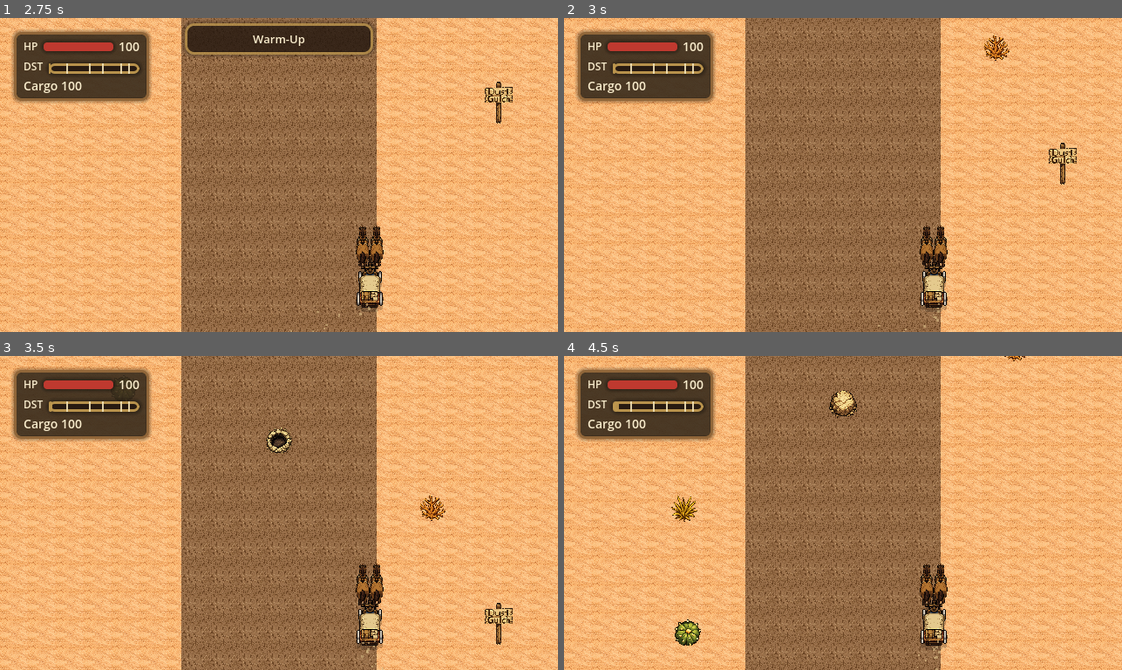
Above: before the commit, frames 1-4 (two rows, left to right).
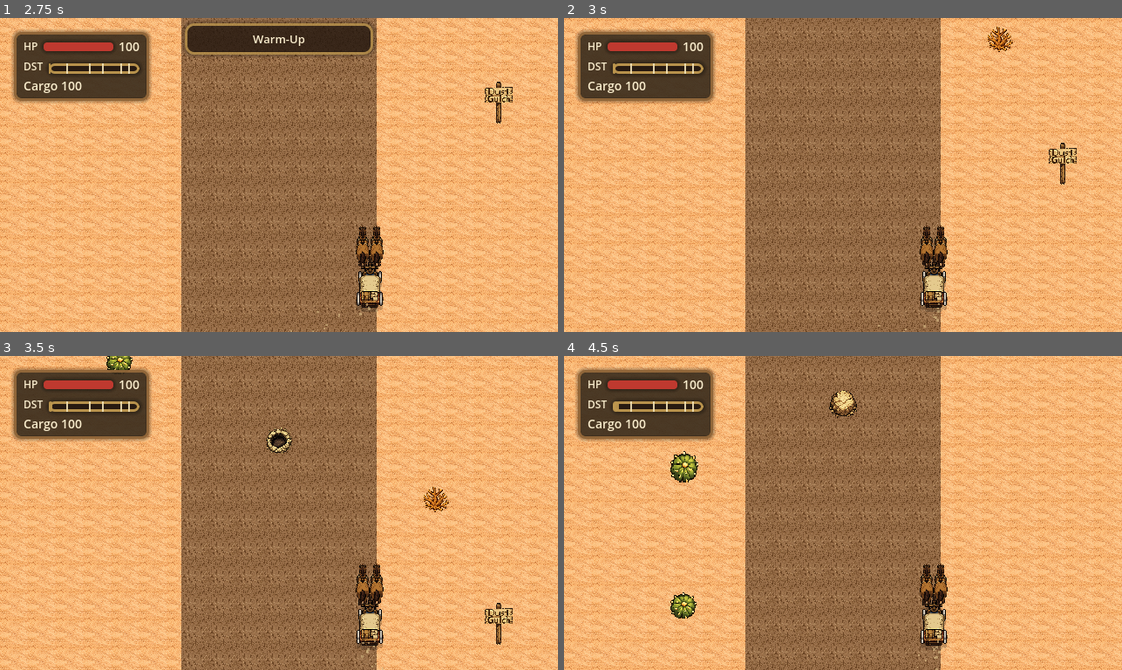
Above: after the commit, the same moments.

Repository: bbenefield89/The-Last-Delivery-to-Dust-Gulch
Game: Godot game, scene res://Scenes/AppRoot/AppRoot.tscn
The game is run twice, just before and just after one commit, with the same random seed, the same clock (stepped at 60 frames per second) and the same inputs.
Inputs (mouse positions are in pixels of both pictures, inside the frame that each line leads up to):
- Up to frame 1 (2.75 s): click "Play" at 0.5 s; click "Play" at 1.25 s; tap Enter (ui_accept) at 2, 2.27 s; move the mouse to (401, 159) at 2.02 s; hold D (steer_right) from 2.03 s (still down); tap T (return_to_title) at 2.1 s; click (401, 159) at 2.17 s
- Up to frame 2 (3 s): release D (steer_right) at 2.75 s; drag from (731, 190) to (1060, 102) at 2.77 s
- Up to frame 3 (3.5 s): no input
- Up to frame 4 (4.5 s): move the mouse to (898, 443) at 3.52 s; hold D (steer_right) 3.53-4.25 s; tap Alt at 3.6 s; drag from (815, 575) to (932, 607) at 4.27 s

Frame 1 is identical in both runs. In frame 2, 0.3% of the frame differs, in the area x 75-81%, y 2-14%; in frame 3, 0.5%; in frame 4, 1.2%, in the area x 19-83%, y 0-93%.

Commit message:
feat(roadside): add controlled scenery variety

Diff:
--- a/Systems/RoadsideScenery/roadside_scenery.gd
+++ b/Systems/RoadsideScenery/roadside_scenery.gd
@@ -6,6 +6,9 @@
 # Constants
 const SCENERY_TYPE_SCRUB := &"scrub"
 const SCENERY_TYPE_SIGN := &"sign"
+const SCRUB_VARIANT_COMPACT := &"compact"
+const SCRUB_VARIANT_FULL := &"full"
+const SCRUB_VARIANT_TALL := &"tall"
 const CLEANUP_COLLISION_LAYER := 1
 const DEFAULT_SPAWN_Y := -360.0
 const DEFAULT_SPACING_MIN := 132.0
@@ -16,6 +19,9 @@
 const SIGN_X_JITTER := 10.0
 const SPAWN_Y_JITTER := 16.0
 const MAX_SAME_SIDE_STREAK := 2
+const MAX_SAME_SCRUB_TEXTURE_STREAK := 2
+const MAX_SAME_SCRUB_VARIANT_STREAK := 2
+const MIN_SCRUB_SPAWNS_BETWEEN_SIGNS := 3
 const SIGN_DISTANCE_INTERVAL := 720.0
 const DEFAULT_COLLISION_SIZE := Vector2(40.0, 40.0)
 
@@ -24,8 +30,16 @@
 
 var _distance_until_next_spawn := 0.0
 var _distance_since_last_sign: float = SIGN_DISTANCE_INTERVAL
+var _distance_traveled_total := 0.0
+var _spawn_sequence_id := 0
+var _scrub_spawns_since_last_sign := MIN_SCRUB_SPAWNS_BETWEEN_SIGNS
 var _last_roadside_side := 0
 var _same_roadside_side_streak := 0
+var _last_sign_side := 0
+var _last_scrub_texture_index := -1
+var _same_scrub_texture_streak := 0
+var _last_scrub_variant := StringName()
+var _same_scrub_variant_streak := 0
 var _cleanup_areas: Array[Area2D] = []
 var _rng: RandomNumberGenerator = RandomNumberGenerator.new()
 var _shrub_textures: Array[Texture2D] = []
@@ -52,7 +66,6 @@
 
 # Public Methods
 
-
 ## Binds cleanup boundaries so spawned scenery leaves through the same boundary flow as hazards.
 func bind_cleanup_areas(cleanup_areas: Array[Area2D]) -> void:
 	for cleanup_area in _cleanup_areas:
@@ -93,8 +106,16 @@
 
 	_distance_until_next_spawn = 0.0
 	_distance_since_last_sign = SIGN_DISTANCE_INTERVAL
+	_distance_traveled_total = 0.0
+	_spawn_sequence_id = 0
+	_scrub_spawns_since_last_sign = MIN_SCRUB_SPAWNS_BETWEEN_SIGNS
 	_last_roadside_side = 0
 	_same_roadside_side_streak = 0
+	_last_sign_side = 0
+	_last_scrub_texture_index = -1
+	_same_scrub_texture_streak = 0
+	_last_scrub_variant = StringName()
+	_same_scrub_variant_streak = 0
 
 
 ## Moves every spawned roadside item downward with the same scroll distance as the world.
@@ -119,6 +140,7 @@
 		unprocessed_travel_distance -= travel_step
 		_distance_until_next_spawn -= travel_step
 		_distance_since_last_sign += travel_step
+		_distance_traveled_total += travel_step
 
 		if _distance_until_next_spawn > 0.0:
 			continue
@@ -135,25 +157,62 @@
 ## Creates one roadside scenery area with controlled side selection and small authored jitter.
 func _spawn_next_scenery_area() -> void:
 	var scenery_type := _select_next_scenery_type()
-	var roadside_side := _select_roadside_side()
-	var spawned_scenery_area: Area2D = _build_spawned_scenery_area(scenery_type, roadside_side)
+	var roadside_side := _select_spawn_side(scenery_type)
+	var scrub_texture_index := -1
+	var scrub_variant := StringName()
+	if scenery_type == SCENERY_TYPE_SCRUB:
+		scrub_texture_index = _select_scrub_texture_index()
+		scrub_variant = _select_scrub_variant()
+
+	var spawned_scenery_area: Area2D = _build_spawned_scenery_area(
+		scenery_type,
+		roadside_side,
+		scrub_texture_index,
+		scrub_variant
+	)
 	spawned_scenery_area.position = _get_spawn_position(scenery_type, roadside_side)
 	spawned_scenery_area.set_meta("spawn_y", spawned_scenery_area.position.y)
+	spawned_scenery_area.set_meta("spawn_sequence_id", _spawn_sequence_id)
+	spawned_scenery_area.set_meta("travel_distance_spawned", _distance_traveled_total)
 	add_child(spawned_scenery_area)
+	_spawn_sequence_id += 1
+
 	if scenery_type == SCENERY_TYPE_SIGN:
 		_distance_since_last_sign = 0.0
-
-
-## Returns the next scenery type while keeping the sign on a simple deterministic distance interval.
+		_scrub_spawns_since_last_sign = 0
+		_last_sign_side = roadside_side
+	else:
+		_scrub_spawns_since_last_sign += 1
+
+
+## Returns the next scenery type while keeping the sign on explicit cadence and scrub-cooldown rules.
 func _select_next_scenery_type() -> StringName:
-	if _sign_texture != null and _distance_since_last_sign >= SIGN_DISTANCE_INTERVAL:
+	if _can_spawn_sign():
 		return SCENERY_TYPE_SIGN
 
 	return SCENERY_TYPE_SCRUB
 
 
+## Returns whether the next spawn slot is allowed to place the Dust Gulch sign.
+func _can_spawn_sign() -> bool:
+	if _sign_texture == null:
+		return false
+	if _distance_since_last_sign < SIGN_DISTANCE_INTERVAL:
+		return false
+
+	return _scrub_spawns_since_last_sign >= MIN_SCRUB_SPAWNS_BETWEEN_SIGNS
+
+
 ## Chooses the next left-or-right roadside side while preventing long same-side streaks.
-func _select_roadside_side() -> int:
+func _select_spawn_side(scenery_type: StringName) -> int:
+	if scenery_type == SCENERY_TYPE_SIGN:
+		return _select_sign_side()
+
+	return _select_scrub_side()
+
+
+## Chooses the next scrub side while preventing long same-side streaks.
+func _select_scrub_side() -> int:
 	var roadside_side := -1 if _rng.randi_range(0, 1) == 0 else 1
 	if (
 		_last_roadside_side != 0
@@ -171,8 +230,83 @@
 	return roadside_side
 
 
+## Chooses a sign side that alternates when possible so signs stay readable and intentional.
+func _select_sign_side() -> int:
+	if _last_sign_side != 0:
+		return -_last_sign_side
+
+	return _select_scrub_side()
+
+
+## Chooses one scrub texture index while preventing long repeated texture streaks.
+func _select_scrub_texture_index() -> int:
+	if _shrub_textures.is_empty():
+		return -1
+
+	var selected_index := _rng.randi_range(0, _shrub_textures.size() - 1)
+	if (
+		_shrub_textures.size() > 1
+		and selected_index == _last_scrub_texture_index
+		and _same_scrub_texture_streak >= MAX_SAME_SCRUB_TEXTURE_STREAK
+	):
+		selected_index = (selected_index + 1 + _rng.randi_range(0, _shrub_textures.size() - 2)) % _shrub_textures.size()
+
+	if selected_index == _last_scrub_texture_index:
+		_same_scrub_texture_streak += 1
+	else:
+		_same_scrub_texture_streak = 1
+
+	_last_scrub_texture_index = selected_index
+	return selected_index
+
+
+## Chooses one scrub size variant with weighted variety while limiting repeated silhouettes.
+func _select_scrub_variant() -> StringName:
+	var scrub_variant := _roll_weighted_scrub_variant()
+	if (
+		scrub_variant == _last_scrub_variant
+		and _same_scrub_variant_streak >= MAX_SAME_SCRUB_VARIANT_STREAK
+	):
+		scrub_variant = _choose_alternate_scrub_variant(scrub_variant)
+
+	if scrub_variant == _last_scrub_variant:
+		_same_scrub_variant_streak += 1
+	else:
+		_same_scrub_variant_streak = 1
+
+	_last_scrub_variant = scrub_variant
+	return scrub_variant
+
+
+## Returns one weighted scrub variant to keep the stream varied without feeling noisy.
+func _roll_weighted_scrub_variant() -> StringName:
+	var scrub_variant_roll := _rng.randf()
+	if scrub_variant_roll < 0.45:
+		return SCRUB_VARIANT_FULL
+	if scrub_variant_roll < 0.8:
+		return SCRUB_VARIANT_COMPACT
+
+	return SCRUB_VARIANT_TALL
+
+
+## Returns a different scrub variant when the weighted pick would over-repeat one silhouette.
+func _choose_alternate_scrub_variant(current_variant: StringName) -> StringName:
+	var alternate_variants: Array[StringName] = [
+		SCRUB_VARIANT_FULL,
+		SCRUB_VARIANT_COMPACT,
+		SCRUB_VARIANT_TALL,
+	]
+	alternate_variants.erase(current_variant)
+	return alternate_variants[_rng.randi_range(0, alternate_variants.size() - 1)]
+
+
 ## Builds one cleanup-aware roadside scenery area with the correct roadside sprite attached.
-func _build_spawned_scenery_area(scenery_type: StringName, roadside_side: int) -> Area2D:
+func _build_spawned_scenery_area(
+	scenery_type: StringName,
+	roadside_side: int,
+	scrub_texture_index: int,
+	scrub_variant: StringName
+) -> Area2D:
 	var spawned_scenery_area := Area2D.new()
 	spawned_scenery_area.monitoring = false
 	spawned_scenery_area.monitorable = true
@@ -180,33 +314,62 @@
 	spawned_scenery_area.collision_mask = 0
 	spawned_scenery_area.set_meta("scenery_type", scenery_type)
 	spawned_scenery_area.set_meta("roadside_side", roadside_side)
+	spawned_scenery_area.set_meta("texture_index", scrub_texture_index)
+	spawned_scenery_area.set_meta("scrub_variant", scrub_variant)
 
 	var sprite := Sprite2D.new()
-	sprite.texture = _get_scenery_texture(scenery_type)
-	if scenery_type == SCENERY_TYPE_SCRUB and roadside_side > 0:
-		sprite.scale.x = -1.0
+	var scenery_texture := _get_scenery_texture(scenery_type, scrub_texture_index)
+	sprite.texture = scenery_texture
+	sprite.scale = _get_sprite_scale(scenery_type, roadside_side, scrub_variant)
 	spawned_scenery_area.add_child(sprite)
 
 	var collision_shape := CollisionShape2D.new()
-	collision_shape.shape = _build_collision_shape(sprite.texture)
+	collision_shape.shape = _build_collision_shape(scenery_texture, sprite.scale)
 	spawned_scenery_area.add_child(collision_shape)
 	return spawned_scenery_area
 
 
 ## Resolves the authored art resource used by one scenery type.
-func _get_scenery_texture(scenery_type: StringName) -> Texture2D:
+func _get_scenery_texture(scenery_type: StringName, scrub_texture_index: int) -> Texture2D:
 	if scenery_type == SCENERY_TYPE_SIGN:
 		return _sign_texture
-	if _shrub_textures.is_empty():
+	if scrub_texture_index < 0 or scrub_texture_index >= _shrub_textures.size():
 		return null
 
-	return _shrub_textures[_rng.randi_range(0, _shrub_textures.size() - 1)]
+	return _shrub_textures[scrub_texture_index]
+
+
+## Returns the display scale for one scenery sprite while keeping scrub variation readable.
+func _get_sprite_scale(scenery_type: StringName, roadside_side: int, scrub_variant: StringName) -> Vector2:
+	if scenery_type == SCENERY_TYPE_SIGN:
+		return Vector2.ONE
+
+	var scrub_scale := _get_scrub_variant_scale(scrub_variant)
+	if roadside_side > 0:
+		scrub_scale.x *= -1.0
+
+	return scrub_scale
+
+
+## Returns the display scale for one scrub silhouette variant.
+func _get_scrub_variant_scale(scrub_variant: StringName) -> Vector2:
+	match scrub_variant:
+		SCRUB_VARIANT_COMPACT:
+			return Vector2(0.88, 0.88)
+		SCRUB_VARIANT_TALL:
+			return Vector2(1.06, 1.18)
+		_:
+			return Vector2.ONE
 
 
 ## Builds a small rectangle collision shape for cleanup overlap tracking.
-func _build_collision_shape(texture: Texture2D) -> RectangleShape2D:
+func _build_collision_shape(texture: Texture2D, sprite_scale: Vector2) -> RectangleShape2D:
 	var rectangle_shape := RectangleShape2D.new()
-	rectangle_shape.size = DEFAULT_COLLISION_SIZE if texture == null else texture.get_size()
+	var texture_size := DEFAULT_COLLISION_SIZE if texture == null else texture.get_size()
+	rectangle_shape.size = Vector2(
+		texture_size.x * absf(sprite_scale.x),
+		texture_size.y * absf(sprite_scale.y)
+	)
 	return rectangle_shape
 
 
--- a/Tests/Unit/test_roadside_scenery.gd
+++ b/Tests/Unit/test_roadside_scenery.gd
@@ -56,8 +56,8 @@
 	return roadside_scenery
 
 
-## Captures the current spawned roadside stream as ordered y/type/roadside-side tuples for comparison.
-func _snapshot_scenery(roadside_scenery: RoadsideSceneryType) -> Array[Dictionary]:
+## Captures the current spawned roadside stream with the metadata needed by focused roadside tests.
+func _build_scenery_snapshot(roadside_scenery: RoadsideSceneryType) -> Array[Dictionary]:
 	var snapshot: Array[Dictionary] = []
 	for child in roadside_scenery.get_children():
 		var scenery := child as Area2D
@@ -65,11 +65,21 @@
 			continue
 
 		snapshot.append({
+			"distance_spawned": scenery.get_meta("travel_distance_spawned", 0.0),
+			"spawn_sequence_id": scenery.get_meta("spawn_sequence_id", -1),
 			"y": scenery.position.y,
 			"type": scenery.get_meta("scenery_type", &""),
 			"roadside_side": scenery.get_meta("roadside_side", 0),
+			"texture_index": scenery.get_meta("texture_index", -1),
+			"scrub_variant": scenery.get_meta("scrub_variant", &""),
 		})
 
+	return snapshot
+
+
+## Captures the current spawned roadside stream ordered by on-screen y for spacing comparisons.
+func _snapshot_scenery(roadside_scenery: RoadsideSceneryType) -> Array[Dictionary]:
+	var snapshot := _build_scenery_snapshot(roadside_scenery)
 	snapshot.sort_custom(
 		func(a: Dictionary, b: Dictionary) -> bool:
 			return float(a["y"]) < float(b["y"])
@@ -77,6 +87,16 @@
 	return snapshot
 
 
+## Captures the current spawned roadside stream in original spawn order for variety and cadence assertions.
+func _snapshot_scenery_by_spawn_order(roadside_scenery: RoadsideSceneryType) -> Array[Dictionary]:
+	var snapshot := _build_scenery_snapshot(roadside_scenery)
+	snapshot.sort_custom(
+		func(a: Dictionary, b: Dictionary) -> bool:
+			return int(a["spawn_sequence_id"]) < int(b["spawn_sequence_id"])
+	)
+	return snapshot
+
+
 # Public Methods
 
 ## Verifies the roadside owner spawns by traveled distance instead of wall-clock chunking.
@@ -95,6 +115,8 @@
 	for index in range(coarse_snapshot.size()):
 		assert_eq(coarse_snapshot[index]["type"], fine_snapshot[index]["type"])
 		assert_eq(coarse_snapshot[index]["roadside_side"], fine_snapshot[index]["roadside_side"])
+		assert_eq(coarse_snapshot[index]["texture_index"], fine_snapshot[index]["texture_index"])
+		assert_eq(coarse_snapshot[index]["scrub_variant"], fine_snapshot[index]["scrub_variant"])
 		assert_almost_eq(float(coarse_snapshot[index]["y"]), float(fine_snapshot[index]["y"]), 0.01)
 
 
@@ -149,6 +171,109 @@
 		assert_true(same_roadside_side_streak <= roadside_scenery.MAX_SAME_SIDE_STREAK)
 
 
+## Verifies scrub spawning stays varied without allowing long texture or silhouette repetition streaks.
+func test_spawned_scenery_when_scrubs_repeat_then_texture_and_variant_streaks_stay_limited() -> void:
+	var roadside_scenery := await _create_roadside_owner()
+	roadside_scenery.advance(3200.0)
+	var spawn_order_snapshot := _snapshot_scenery_by_spawn_order(roadside_scenery)
+
+	var scrub_texture_indices: Array[int] = []
+	var scrub_variants: Array[StringName] = []
+	var texture_streak := 0
+	var variant_streak := 0
+	var previous_texture_index := -1
+	var previous_variant := StringName()
+	for entry in spawn_order_snapshot:
+		if entry["type"] != roadside_scenery.SCENERY_TYPE_SCRUB:
+			continue
+
+		var scrub_texture_index := int(entry["texture_index"])
+		var scrub_variant := entry["scrub_variant"] as StringName
+		scrub_texture_indices.append(scrub_texture_index)
+		scrub_variants.append(scrub_variant)
+
+		if scrub_texture_index == previous_texture_index:
+			texture_streak += 1
+		else:
+			texture_streak = 1
+			previous_texture_index = scrub_texture_index
+
+		if scrub_variant == previous_variant:
+			variant_streak += 1
+		else:
+			variant_streak = 1
+			previous_variant = scrub_variant
+
+		assert_true(scrub_texture_index >= 0)
+		assert_true(scrub_variant != &"")
+		assert_true(texture_streak <= roadside_scenery.MAX_SAME_SCRUB_TEXTURE_STREAK)
+		assert_true(variant_streak <= roadside_scenery.MAX_SAME_SCRUB_VARIANT_STREAK)
+
+	assert_true(scrub_texture_indices.size() >= 8)
+	var first_scrub_texture_index := scrub_texture_indices[0]
+	var saw_second_texture_index := false
+	for texture_index in scrub_texture_indices:
+		if texture_index == first_scrub_texture_index:
+			continue
+
+		saw_second_texture_index = true
+		break
+
+	assert_true(saw_second_texture_index)
+
+	var first_scrub_variant := scrub_variants[0]
+	var saw_second_scrub_variant := false
+	for scrub_variant in scrub_variants:
+		if scrub_variant == first_scrub_variant:
+			continue
+
+		saw_second_scrub_variant = true
+		break
+
+	assert_true(saw_second_scrub_variant)
+
+
+## Verifies Dust Gulch signs obey explicit cooldown and side rules so they stay readable instead of dominating.
+func test_spawned_scenery_when_signs_spawn_then_sign_spacing_and_side_rules_hold() -> void:
+	var roadside_scenery := await _create_roadside_owner()
+	roadside_scenery.advance(3200.0)
+	var spawn_order_snapshot := _snapshot_scenery_by_spawn_order(roadside_scenery)
+
+	var sign_entries: Array[Dictionary] = []
+	var previous_sign_side := 0
+	for entry in spawn_order_snapshot:
+		if entry["type"] != roadside_scenery.SCENERY_TYPE_SIGN:
+			continue
+
+		sign_entries.append(entry)
+		var sign_side := int(entry["roadside_side"])
+		assert_true(absf(float(entry["y"])) <= 3200.0)
+		assert_true(absf(sign_side) == 1)
+		if previous_sign_side != 0:
+			assert_ne(sign_side, previous_sign_side)
+		previous_sign_side = sign_side
+
+	assert_true(sign_entries.size() >= 3)
+	for sign_index in range(1, sign_entries.size()):
+		var previous_entry := sign_entries[sign_index - 1]
+		var current_entry := sign_entries[sign_index]
+		var traveled_spacing := float(current_entry["distance_spawned"]) - float(previous_entry["distance_spawned"])
+		assert_true(traveled_spacing >= roadside_scenery.SIGN_DISTANCE_INTERVAL)
+
+		var scrub_entries_between_signs := 0
+		for entry in spawn_order_snapshot:
+			var entry_sequence_id := int(entry["spawn_sequence_id"])
+			if (
+				entry_sequence_id <= int(previous_entry["spawn_sequence_id"])
+				or entry_sequence_id >= int(current_entry["spawn_sequence_id"])
+			):
+				continue
+			if entry["type"] == roadside_scenery.SCENERY_TYPE_SCRUB:
+				scrub_entries_between_signs += 1
+
+		assert_true(scrub_entries_between_signs >= roadside_scenery.MIN_SCRUB_SPAWNS_BETWEEN_SIGNS)
+
+
 ## Verifies spawned scenery is removed only after entering the cleanup boundary.
 func test_cleanup_area_when_spawned_scenery_reaches_bottom_boundary_then_item_is_freed() -> void:
 	var roadside_scenery := await _create_roadside_owner()
